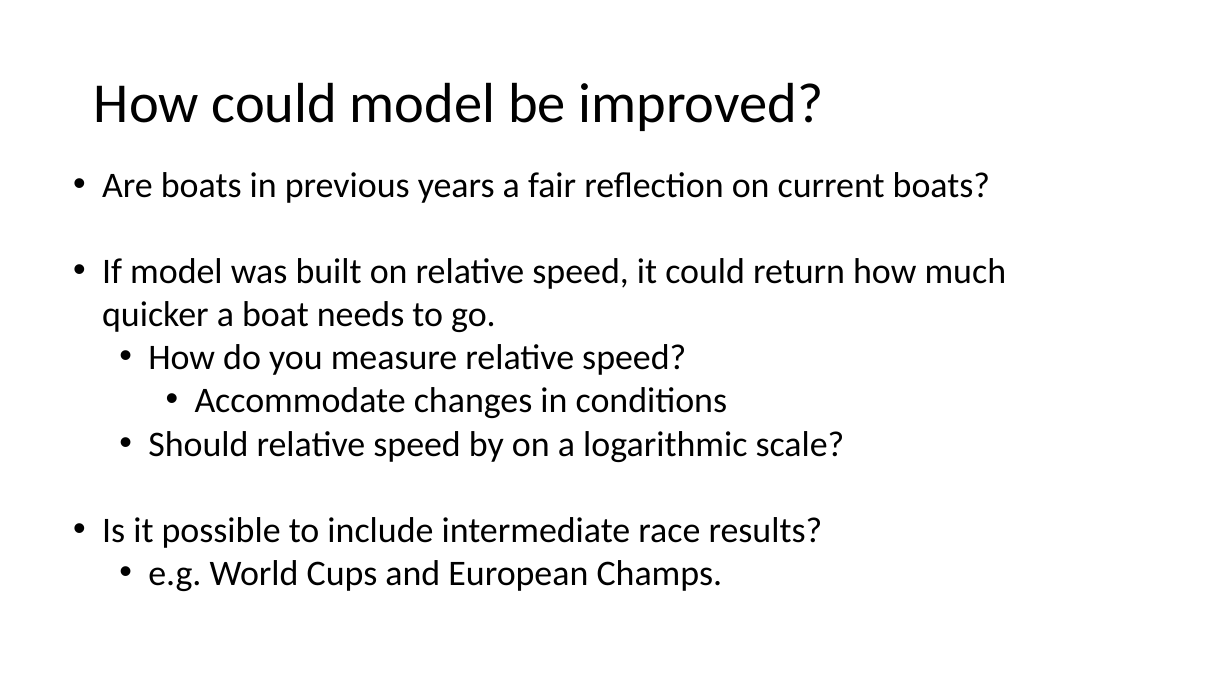
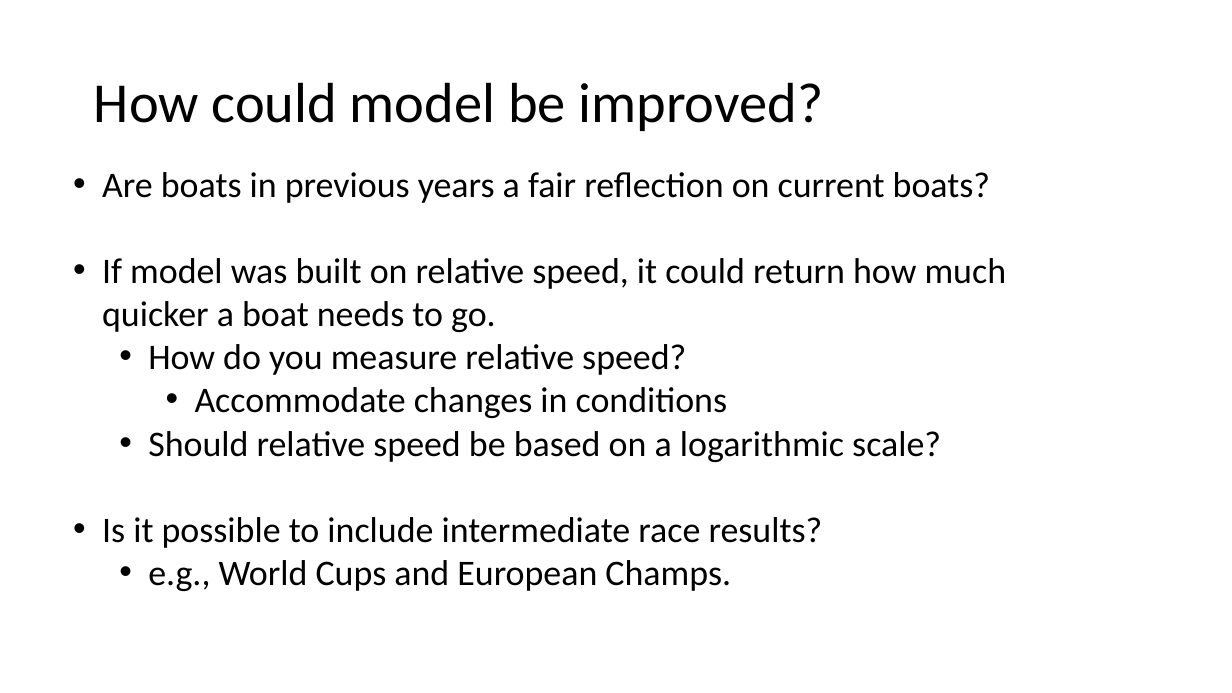
Before and after one commit to simonsuthers/womens-eights-times, a slide deck: slide 9 of UK Sport Presentastion.pptx. Drawn at 1232x693 pixels with LibreOffice and Linux fonts; fonts in the diff are those of the drawing. Boxes give left, top, right and bottom in pixels: in the first picture for what was removed or moved away, otherwise in the second. Text is boxed around its words. In the diff, an @@ line names an element or a change of style, - is before the commit and + after.

```diff
--- a/UK Sport Presentastion.pptx
+++ b/UK Sport Presentastion.pptx
@@ text at (148,431,941,462): text changed @@
-  • Should relative speed by on a logarithmic scale?
+  • Should relative speed be based on a logarithmic scale?
@@ text at (148,560,731,591): text changed @@
-  • e.g. World Cups and European Champs.
+  • e.g., World Cups and European Champs.
```
Also in this commit, not shown: 3 other slides changed, 2 other files.
